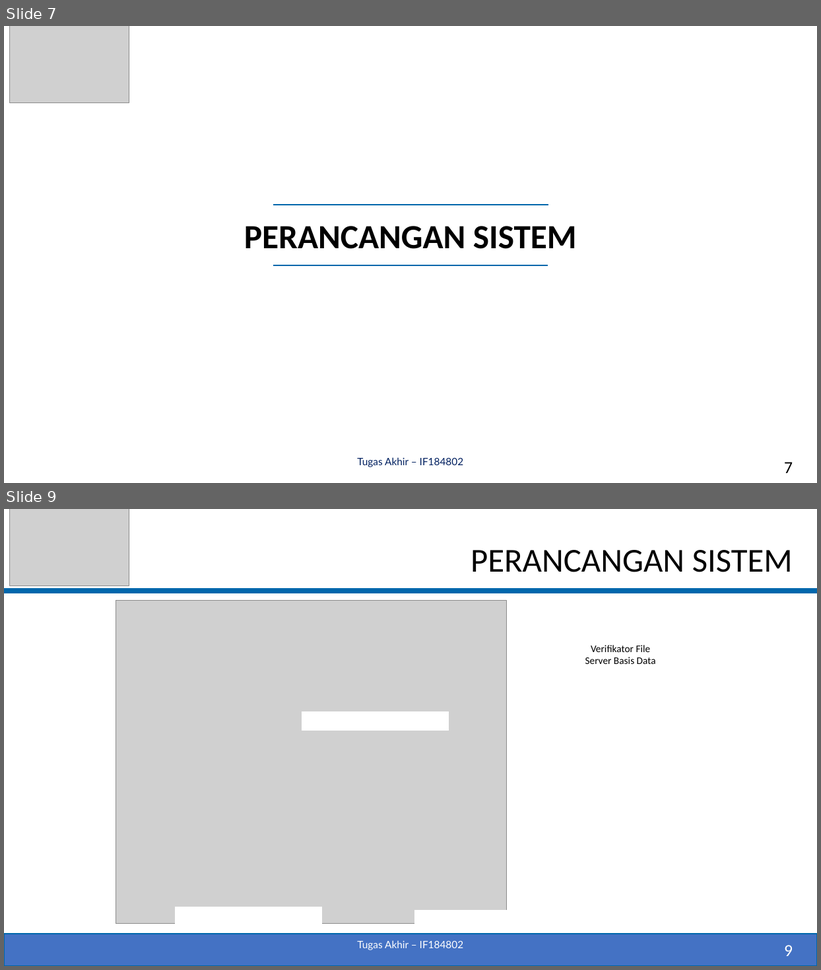
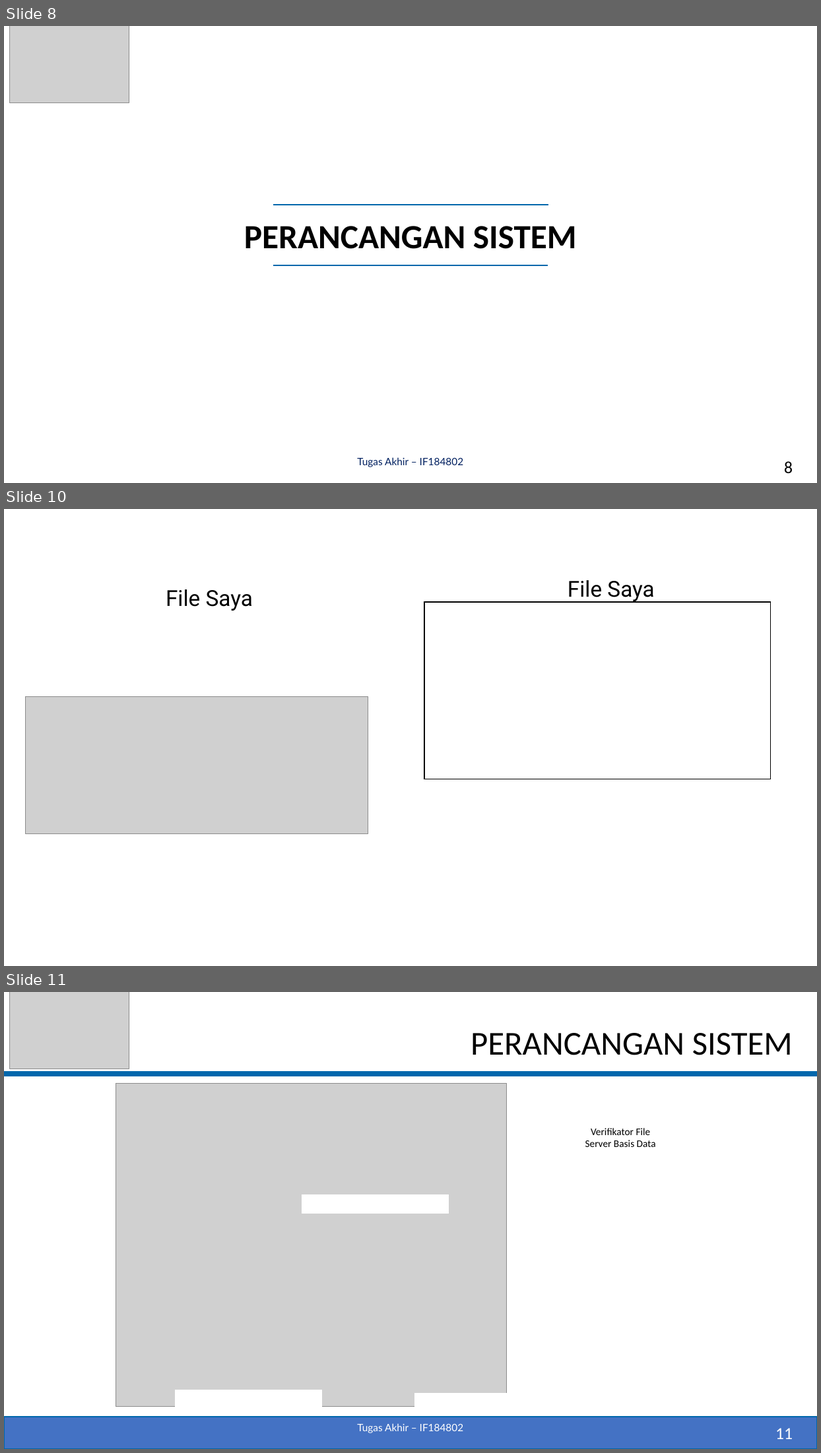
Before and after one commit to fajrisalam/Tugas-Akhir, a slide deck: PPT_SIDANG [Autosaved].pptx. Shown one above the other, each under a label of ours: slides 7 and 9 before the commit, slides 8, 10 and 11 after it; the slides between them are not shown. The pictures are 821x970 and 821x1453 pixels, drawn with LibreOffice and Linux fonts; fonts in the diff are those of the drawing; grey boxes stand for pictures. Boxes give left, top, right and bottom in pixels: in the first picture for what was removed or moved away, otherwise in the second. Text is boxed around its words. In the diff, an @@ line names an element or a change of style, - is before the commit and + after.

```diff
--- a/PPT_SIDANG [Autosaved].pptx
+++ b/PPT_SIDANG [Autosaved].pptx
@@ slide 10 added at (4,509,817,966), background #FFFFFF @@
@@ title added at (568,580,654,602), 26 pt, text #000000 @@
+File Saya
@@ text added at (166,590,253,611), 26 pt, text #000000 @@
+File Saya
@@ rectangle added at (425,602,772,780), fill #FFFFFF, outline #000000 1 pt @@
@@ picture added at (25,696,368,834) @@
@@ what was slide 7 is now slide 8 @@
@@ page number at (784,462,793,474): text changed @@
-7
+8
@@ what was slide 9 is now slide 11 @@
@@ page number at (776,1428,793,1439): text changed @@
-9
+11
```
Also in this commit, not shown: 1 slide changed, 1 other slide added, 3 other files.
